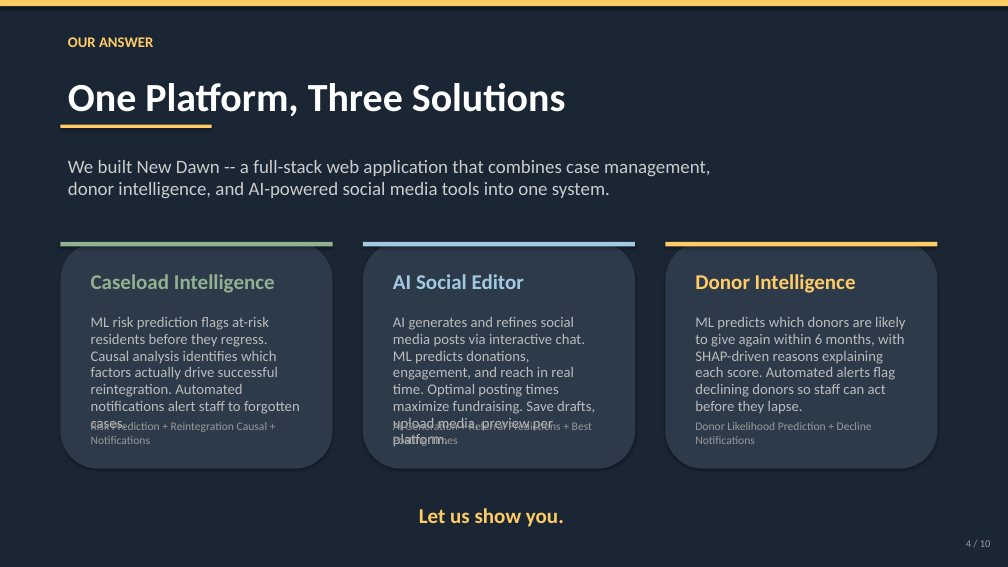
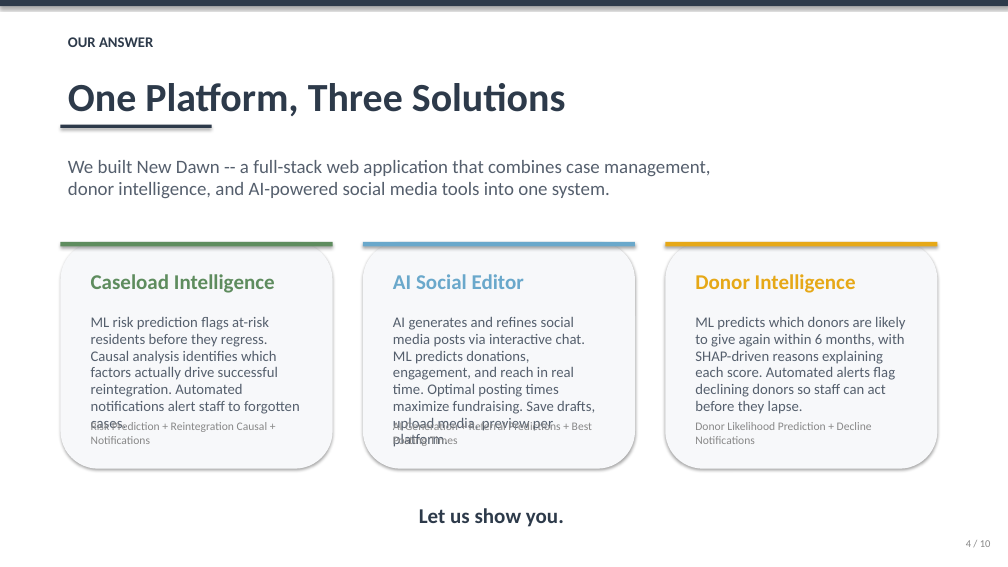
Before and after one commit to linklyns/New-Dawn, a slide deck: slide 4 of presentation/New_Dawn_Presentation.pptx. Drawn at 1008x567 pixels with LibreOffice and Linux fonts; fonts in the diff are those of the drawing. Boxes give left, top, right and bottom in pixels: in the first picture for what was removed or moved away, otherwise in the second. Text is boxed around its words. In the diff, an @@ line names an element or a change of style, - is before the commit and + after.

```diff
--- a/presentation/New_Dawn_Presentation.pptx
+++ b/presentation/New_Dawn_Presentation.pptx
@@ background #1A2633 to #FFFFFF @@
@@ rectangle at (0, 0, 1008, 6): fill #FFCC66 to #2D3A4A @@
@@ text "OUR ANSWER" at (68, 37, 153, 47): text colour #FFCC66 to #2D3A4A @@
@@ text "One Platform, Three Solutions" at (68, 83, 566, 116): text colour #FFFFFF to #2D3A4A @@
@@ rectangle at (60, 125, 212, 128): fill #FFCC66 to #2D3A4A @@
@@ text "We built New Dawn -- ..." at (68, 160, 711, 198): text colour #CCCCCC to #555F6D @@
@@ rectangle at (60, 242, 333, 247): fill #91B191 to #5E8C5E @@
@@ text "Caseload Intelligence" at (91, 274, 275, 293): text colour #91B191 to #5E8C5E @@
@@ rectangle at (363, 242, 635, 247): fill #A2C9E1 to #6AA8CB @@
@@ text "AI Social Editor" at (393, 274, 524, 289): text colour #A2C9E1 to #6AA8CB @@
@@ fill #2D3A4A to #F7F8FA in 3 elements at (60, 242, 333, 469), (363, 242, 635, 469), (665, 242, 938, 469) @@
@@ rectangle at (665, 242, 938, 247): fill #FFCC66 to #E6A817 @@
@@ text "Donor Intelligence" at (695, 274, 856, 293): text colour #FFCC66 to #E6A817 @@
@@ text colour #BBBBBB to #555F6D in 3 elements at (91, 317, 300, 430), (393, 317, 595, 431), (695, 317, 905, 414) @@
@@ text "Let us show you." at (419, 508, 564, 527): text colour #FFCC66 to #2D3A4A @@
@@ text colour #999999 to #888888 in 4 elements at (91, 421, 268, 444), (393, 421, 560, 446), (695, 422, 872, 444), (966, 540, 991, 547) @@
```
Also in this commit, not shown: 8 other slides changed, 1 slide added, 1 slide removed, 1 other file.
